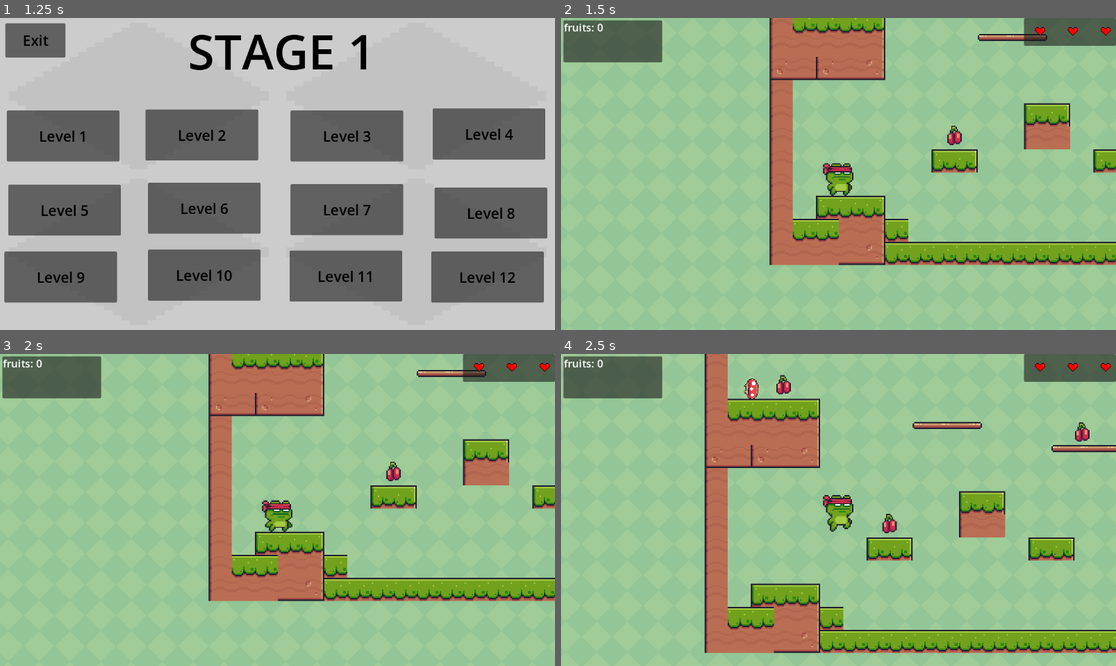
Above: before the commit, frames 1-4 (two rows, left to right).
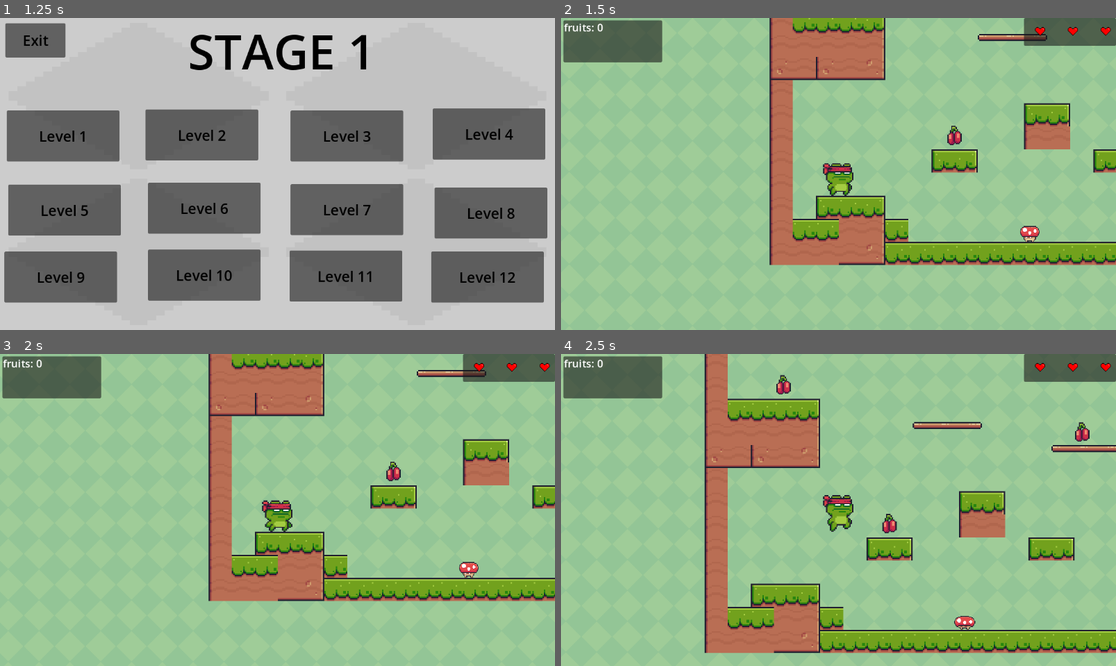
Above: after the commit, the same moments.

Repository: Dark-sudarh/Stop-Bullying
Game: Godot game, scene res://meuneo.tscn
Same seed, same stepped clock (60 frames per second), same inputs: the game is played once before the commit and once after it.
Inputs:
- Up to frame 1 (1.25 s): click "Start game" at 0.5 s
- Up to frame 2 (1.5 s): click "Level 1" at 1.25 s
- Up to frame 3 (2 s): no input
- Up to frame 4 (2.5 s): hold Right (right) from 2.03 s (still down); tap Space (jump) at 2.27 s

Frame 1 is identical in both runs. In frame 2, 0.1% of the frame differs, in the area x 82-87%, y 66-72%; in frame 3, 0.1%; in frame 4, 0.3%, in the area x 32-75%, y 7-89%.

Commit message:
version 1.1.2
enemy 2

Diff:
--- /dev/null
+++ b/version-1/enemy.tscn
@@ -0,0 +1,126 @@
+[gd_scene load_steps=18 format=3 uid="uid://c5plc6p1i6mng"]
+
+[ext_resource type="Texture2D" uid="uid://cuk6rti8lpibc" path="res://free 2/Enemies/Mushroom/Idle (32x32).png" id="1_7k104"]
+
+[sub_resource type="AtlasTexture" id="AtlasTexture_fh3di"]
+atlas = ExtResource("1_7k104")
+region = Rect2(0, 0, 32, 32)
+
+[sub_resource type="AtlasTexture" id="AtlasTexture_epufq"]
+atlas = ExtResource("1_7k104")
+region = Rect2(32, 0, 32, 32)
+
+[sub_resource type="AtlasTexture" id="AtlasTexture_ns06i"]
+atlas = ExtResource("1_7k104")
+region = Rect2(64, 0, 32, 32)
+
+[sub_resource type="AtlasTexture" id="AtlasTexture_npgwh"]
+atlas = ExtResource("1_7k104")
+region = Rect2(96, 0, 32, 32)
+
+[sub_resource type="AtlasTexture" id="AtlasTexture_b6row"]
+atlas = ExtResource("1_7k104")
+region = Rect2(128, 0, 32, 32)
+
+[sub_resource type="AtlasTexture" id="AtlasTexture_177d4"]
+atlas = ExtResource("1_7k104")
+region = Rect2(160, 0, 32, 32)
+
+[sub_resource type="AtlasTexture" id="AtlasTexture_i7a4y"]
+atlas = ExtResource("1_7k104")
+region = Rect2(192, 0, 32, 32)
+
+[sub_resource type="AtlasTexture" id="AtlasTexture_pjfo3"]
+atlas = ExtResource("1_7k104")
+region = Rect2(224, 0, 32, 32)
+
+[sub_resource type="AtlasTexture" id="AtlasTexture_bypdj"]
+atlas = ExtResource("1_7k104")
+region = Rect2(256, 0, 32, 32)
+
+[sub_resource type="AtlasTexture" id="AtlasTexture_mt04e"]
+atlas = ExtResource("1_7k104")
+region = Rect2(288, 0, 32, 32)
+
+[sub_resource type="AtlasTexture" id="AtlasTexture_wlkra"]
+atlas = ExtResource("1_7k104")
+region = Rect2(320, 0, 32, 32)
+
+[sub_resource type="AtlasTexture" id="AtlasTexture_fp10y"]
+atlas = ExtResource("1_7k104")
+region = Rect2(352, 0, 32, 32)
+
+[sub_resource type="AtlasTexture" id="AtlasTexture_pyc51"]
+atlas = ExtResource("1_7k104")
+region = Rect2(384, 0, 32, 32)
+
+[sub_resource type="AtlasTexture" id="AtlasTexture_t2let"]
+atlas = ExtResource("1_7k104")
+region = Rect2(416, 0, 32, 32)
+
+[sub_resource type="SpriteFrames" id="SpriteFrames_jvfyw"]
+animations = [{
+"frames": [{
+"duration": 1.0,
+"texture": SubResource("AtlasTexture_fh3di")
+}, {
+"duration": 1.0,
+"texture": SubResource("AtlasTexture_epufq")
+}, {
+"duration": 1.0,
+"texture": SubResource("AtlasTexture_ns06i")
+}, {
+"duration": 1.0,
+"texture": SubResource("AtlasTexture_npgwh")
+}, {
+"duration": 1.0,
+"texture": SubResource("AtlasTexture_b6row")
+}, {
+"duration": 1.0,
+"texture": SubResource("AtlasTexture_177d4")
+}, {
+"duration": 1.0,
+"texture": SubResource("AtlasTexture_i7a4y")
+}, {
+"duration": 1.0,
+"texture": SubResource("AtlasTexture_pjfo3")
+}, {
+"duration": 1.0,
+"texture": SubResource("AtlasTexture_bypdj")
+}, {
+"duration": 1.0,
+"texture": SubResource("AtlasTexture_mt04e")
+}, {
+"duration": 1.0,
+"texture": SubResource("AtlasTexture_wlkra")
+}, {
+"duration": 1.0,
+"texture": SubResource("AtlasTexture_fp10y")
+}, {
+"duration": 1.0,
+"texture": SubResource("AtlasTexture_pyc51")
+}, {
+"duration": 1.0,
+"texture": SubResource("AtlasTexture_t2let")
+}],
+"loop": true,
+"name": &"default",
+"speed": 20.0
+}]
+
+[sub_resource type="RectangleShape2D" id="RectangleShape2D_lrxog"]
+size = Vector2(39, 39)
+
+[node name="Enemy" type="RigidBody2D"]
+
+[node name="AnimatedSprite2D" type="AnimatedSprite2D" parent="."]
+texture_filter = 1
+position = Vector2(1, -1)
+scale = Vector2(1.5625, 1.75)
+sprite_frames = SubResource("SpriteFrames_jvfyw")
+autoplay = "default"
+frame_progress = 0.343983
+
+[node name="CollisionShape2D" type="CollisionShape2D" parent="."]
+position = Vector2(2.5, 7.5)
+shape = SubResource("RectangleShape2D_lrxog")
--- /dev/null
+++ b/version-1/level/fall_area_2d.gd
@@ -0,0 +1,18 @@
+extends Area2D
+
+
+# Called when the node enters the scene tree for the first time.
+func _ready() -> void:
+	pass # Replace with function body.
+
+
+# Called every frame. 'delta' is the elapsed time since the previous frame.
+func _process(delta: float) -> void:
+	pass
+
+
+
+
+func _on_body_entered(body):
+	if (body.name == "CharacterBody2D"):
+		get_tree().reload_current_scene()
--- a/version-1/level/main.tscn
+++ b/version-1/level/main.tscn
@@ -7,7 +7,8 @@
 [ext_resource type="PackedScene" uid="uid://dtbjuu7mdxc88" path="res://collectable.tscn" id="5_tdkxd"]
 [ext_resource type="PackedScene" uid="uid://l7muswknrrdn" path="res://end.tscn" id="6_fh3di"]
 [ext_resource type="PackedScene" uid="uid://gi5p05bbwpie" path="res://main_level.tscn" id="7_klgnm"]
-[ext_resource type="Texture2D" uid="uid://cuk6rti8lpibc" path="res://free 2/Enemies/Mushroom/Idle (32x32).png" id="8_ry1g7"]
+[ext_resource type="PackedScene" uid="uid://c5plc6p1i6mng" path="res://enemy.tscn" id="8_tdkxd"]
+[ext_resource type="Script" uid="uid://duqswwpu40f7f" path="res://level/fall_area_2d.gd" id="9_fh3di"]
 [ext_resource type="Texture2D" uid="uid://bevhnm3ukp220" path="res://free 2/Item 3-1.png.png" id="9_tdkxd"]
 
 [sub_resource type="TileSetAtlasSource" id="TileSetAtlasSource_7vc00"]
@@ -305,114 +306,8 @@
 physics_layer_0/collision_layer = 1
 sources/0 = SubResource("TileSetAtlasSource_7vc00")
 
-[sub_resource type="AtlasTexture" id="AtlasTexture_fh3di"]
-atlas = ExtResource("8_ry1g7")
-region = Rect2(0, 0, 32, 32)
-
-[sub_resource type="AtlasTexture" id="AtlasTexture_epufq"]
-atlas = ExtResource("8_ry1g7")
-region = Rect2(32, 0, 32, 32)
-
-[sub_resource type="AtlasTexture" id="AtlasTexture_ns06i"]
-atlas = ExtResource("8_ry1g7")
-region = Rect2(64, 0, 32, 32)
-
-[sub_resource type="AtlasTexture" id="AtlasTexture_npgwh"]
-atlas = ExtResource("8_ry1g7")
-region = Rect2(96, 0, 32, 32)
-
-[sub_resource type="AtlasTexture" id="AtlasTexture_b6row"]
-atlas = ExtResource("8_ry1g7")
-region = Rect2(128, 0, 32, 32)
-
-[sub_resource type="AtlasTexture" id="AtlasTexture_177d4"]
-atlas = ExtResource("8_ry1g7")
-region = Rect2(160, 0, 32, 32)
-
-[sub_resource type="AtlasTexture" id="AtlasTexture_i7a4y"]
-atlas = ExtResource("8_ry1g7")
-region = Rect2(192, 0, 32, 32)
-
-[sub_resource type="AtlasTexture" id="AtlasTexture_pjfo3"]
-atlas = ExtResource("8_ry1g7")
-region = Rect2(224, 0, 32, 32)
-
-[sub_resource type="AtlasTexture" id="AtlasTexture_bypdj"]
-atlas = ExtResource("8_ry1g7")
-region = Rect2(256, 0, 32, 32)
-
-[sub_resource type="AtlasTexture" id="AtlasTexture_mt04e"]
-atlas = ExtResource("8_ry1g7")
-region = Rect2(288, 0, 32, 32)
-
-[sub_resource type="AtlasTexture" id="AtlasTexture_wlkra"]
-atlas = ExtResource("8_ry1g7")
-region = Rect2(320, 0, 32, 32)
-
-[sub_resource type="AtlasTexture" id="AtlasTexture_fp10y"]
-atlas = ExtResource("8_ry1g7")
-region = Rect2(352, 0, 32, 32)
-
-[sub_resource type="AtlasTexture" id="AtlasTexture_pyc51"]
-atlas = ExtResource("8_ry1g7")
-region = Rect2(384, 0, 32, 32)
-
-[sub_resource type="AtlasTexture" id="AtlasTexture_t2let"]
-atlas = ExtResource("8_ry1g7")
-region = Rect2(416, 0, 32, 32)
-
-[sub_resource type="SpriteFrames" id="SpriteFrames_jvfyw"]
-animations = [{
-"frames": [{
-"duration": 1.0,
-"texture": SubResource("AtlasTexture_fh3di")
-}, {
-"duration": 1.0,
-"texture": SubResource("AtlasTexture_epufq")
-}, {
-"duration": 1.0,
-"texture": SubResource("AtlasTexture_ns06i")
-}, {
-"duration": 1.0,
-"texture": SubResource("AtlasTexture_npgwh")
-}, {
-"duration": 1.0,
-"texture": SubResource("AtlasTexture_b6row")
-}, {
-"duration": 1.0,
-"texture": SubResource("AtlasTexture_177d4")
-}, {
-"duration": 1.0,
-"texture": SubResource("AtlasTexture_i7a4y")
-}, {
-"duration": 1.0,
-"texture": SubResource("AtlasTexture_pjfo3")
-}, {
-"duration": 1.0,
-"texture": SubResource("AtlasTexture_bypdj")
-}, {
-"duration": 1.0,
-"texture": SubResource("AtlasTexture_mt04e")
-}, {
-"duration": 1.0,
-"texture": SubResource("AtlasTexture_wlkra")
-}, {
-"duration": 1.0,
-"texture": SubResource("AtlasTexture_fp10y")
-}, {
-"duration": 1.0,
-"texture": SubResource("AtlasTexture_pyc51")
-}, {
-"duration": 1.0,
-"texture": SubResource("AtlasTexture_t2let")
-}],
-"loop": true,
-"name": &"default",
-"speed": 20.0
-}]
-
-[sub_resource type="RectangleShape2D" id="RectangleShape2D_lrxog"]
-size = Vector2(39, 39)
+[sub_resource type="RectangleShape2D" id="RectangleShape2D_epufq"]
+size = Vector2(1261, 19)
 
 [node name="Node" type="Node"]
 
@@ -442,7 +337,7 @@
 scale = Vector2(3, 3)
 tile_set = SubResource("TileSet_lquwl")
 format = 2
-layer_0/tile_data = PackedInt32Array(851969, 458752, 1, 8519 …(4872 unchanged characters)… , 720945, 458752, 1, 589873, 655360, 0, 917532, 393216, 1, 983068, 393216, 1, 1048604, 393216, 1, 1114140, 393216, 1, 1179676, 393216, 1, 1179677, 458752, 1, 1179678, 458752, 1, 1179679, 393216, 1, 917535, 393216, 1, 983071, 393216, 1, 1048607, 393216, 1, 1114143, 393216, 1, 589872, 458752, 0, 851998, 458752, 1, 851997, 458752, 1, 327731, 1114112, 1, 327732, 1179648, 1 …(2331 unchanged characters)…
+layer_0/tile_data = PackedInt32Array(851969, 458752, 1, 8519 …(4872 unchanged characters)… , 720945, 458752, 1, 589873, 655360, 0, 589872, 458752, 0, 327731, 1114112, 1, 327732, 1179648, 1 …(2331 unchanged characters)…
 
 [node name="CharacterBody2D" parent="sceneObjects" instance=ExtResource("4_ry1g7")]
 position = Vector2(97, 484)
@@ -490,19 +385,24 @@
 position = Vector2(1221, 36)
 target_level = ExtResource("7_klgnm")
 
-[node name="RigidBody2D" type="RigidBody2D" parent="sceneObjects"]
-
-[node name="AnimatedSprite2D" type="AnimatedSprite2D" parent="sceneObjects/RigidBody2D"]
-texture_filter = 1
-position = Vector2(1, -1)
-scale = Vector2(1.5625, 1.75)
-sprite_frames = SubResource("SpriteFrames_jvfyw")
-autoplay = "default"
-frame_progress = 0.343983
-
-[node name="CollisionShape2D" type="CollisionShape2D" parent="sceneObjects/RigidBody2D"]
-position = Vector2(2.5, 7.5)
-shape = SubResource("RectangleShape2D_lrxog")
+[node name="Node" type="Node" parent="sceneObjects"]
+
+[node name="Enemy" parent="sceneObjects/Node" instance=ExtResource("8_tdkxd")]
+position = Vector2(1732, 495)
+
+[node name="Enemy2" parent="sceneObjects/Node" instance=ExtResource("8_tdkxd")]
+position = Vector2(1837, 225)
+
+[node name="Enemy3" parent="sceneObjects/Node" instance=ExtResource("8_tdkxd")]
+position = Vector2(493, 568)
+
+[node name="Area2D" type="Area2D" parent="sceneObjects"]
+position = Vector2(1239, 757)
+script = ExtResource("9_fh3di")
+
+[node name="CollisionShape2D" type="CollisionShape2D" parent="sceneObjects/Area2D"]
+position = Vector2(3.5, -0.5)
+shape = SubResource("RectangleShape2D_epufq")
 
 [node name="UI" type="CanvasLayer" parent="."]
 
@@ -555,3 +455,5 @@
 texture_filter = 1
 layout_mode = 2
 texture = ExtResource("9_tdkxd")
+
+[connection signal="body_entered" from="sceneObjects/Area2D" to="sceneObjects/Area2D" method="_on_body_entered"]
Not shown, added: version-1/level/fall_area_2d.gd.uid
Not shown: 1 places in version-1/level/main.tscn that only renumber resources
